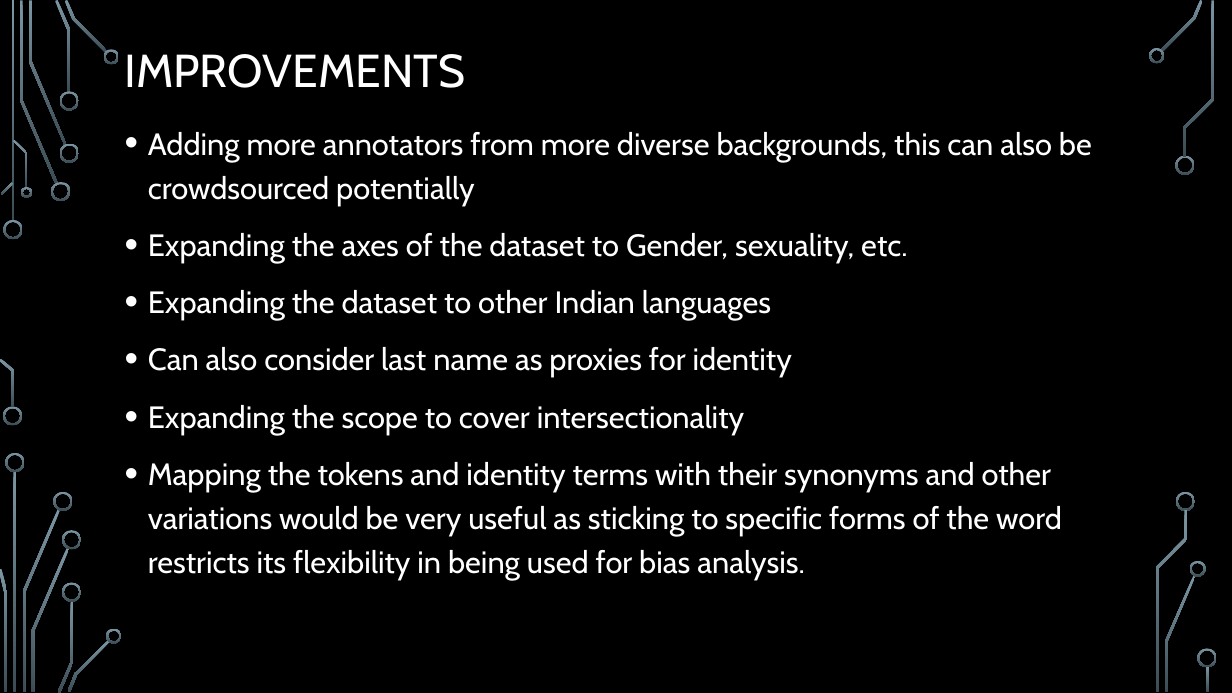
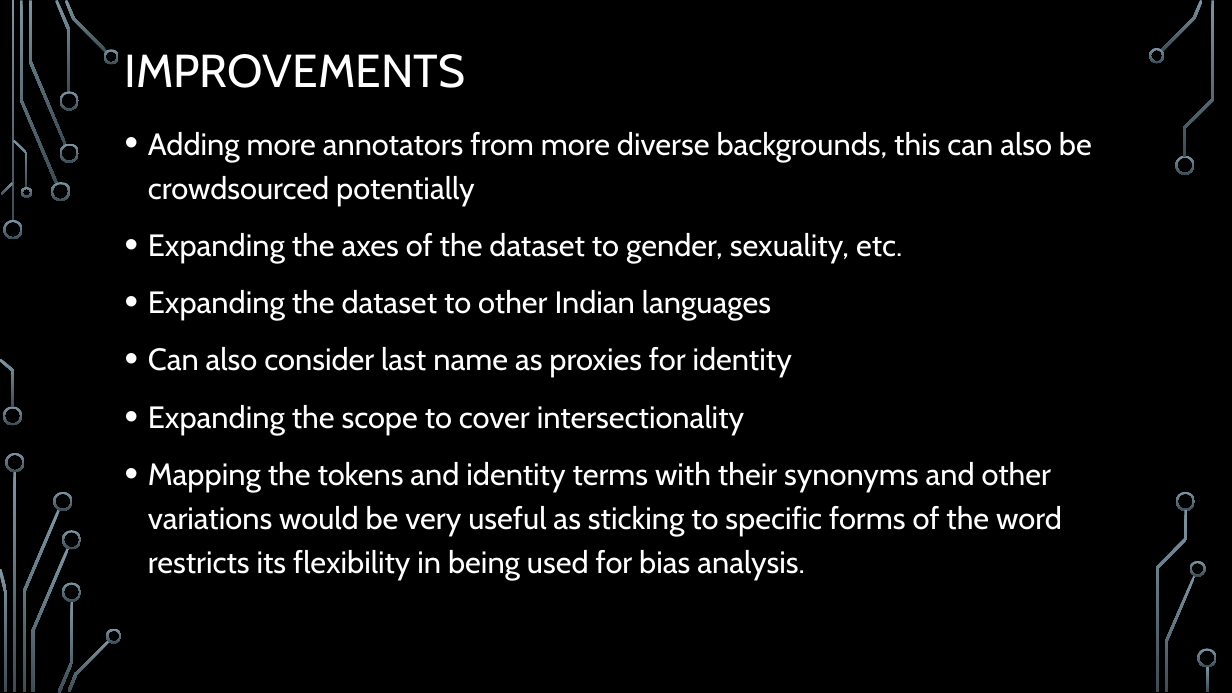
Before and after one commit to sweta-98/LLM_Bias, a slide deck: slide 7 of Reading_Task_Report.pptx. Drawn at 1232x693 pixels with LibreOffice and Linux fonts; fonts in the diff are those of the drawing; background and template pictures are left out. Boxes give left, top, right and bottom in pixels: in the first picture for what was removed or moved away, otherwise in the second. Text is boxed around its words. In the diff, an @@ line names an element or a change of style, - is before the commit and + after.

```diff
--- a/Reading_Task_Report.pptx
+++ b/Reading_Task_Report.pptx
@@ text at bbox=[148, 233, 902, 263]: text changed @@
-• Expanding the axes of the dataset to Gender, sexuality, etc.
+• Expanding the axes of the dataset to gender, sexuality, etc.
```
Also in this commit, not shown: 2 other slides changed, 1 slide added, 1 slide removed.
